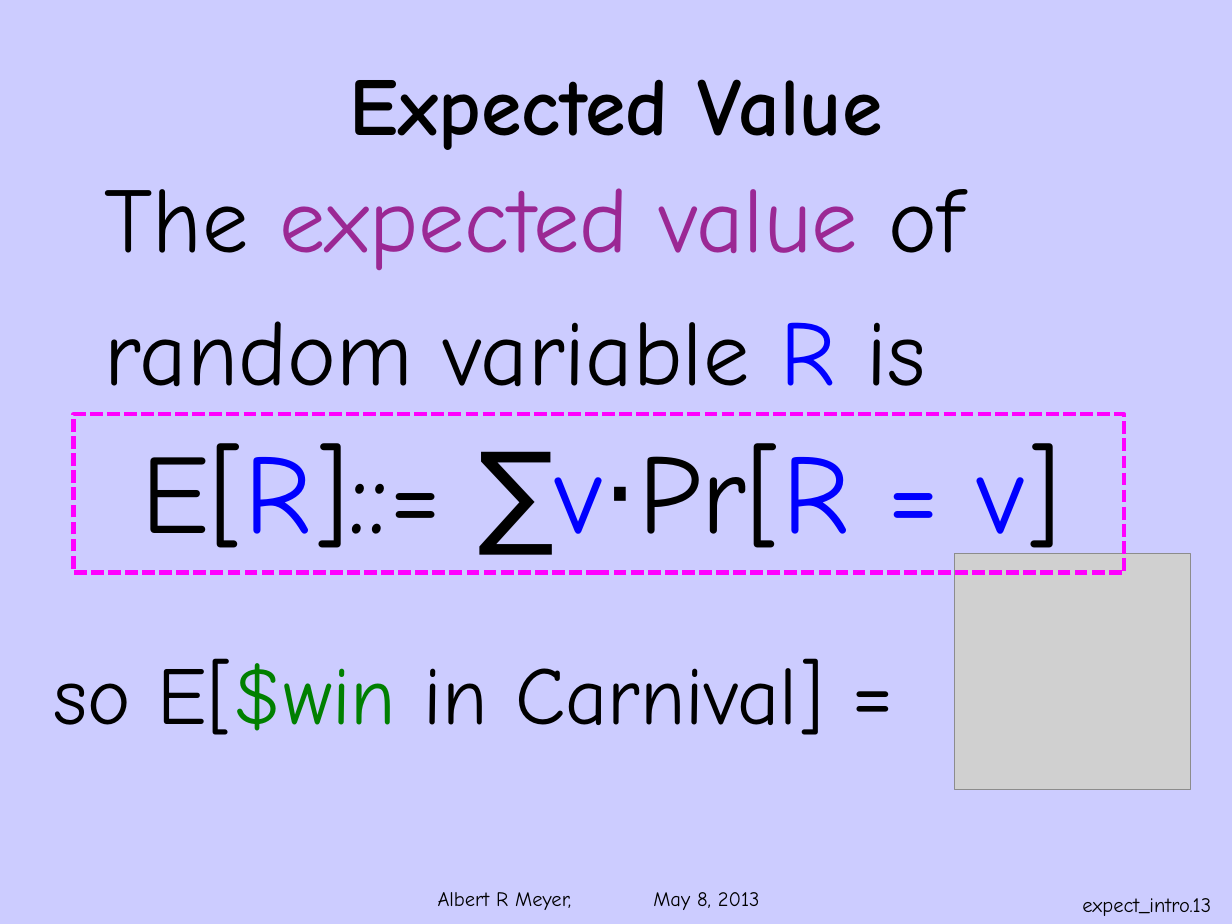
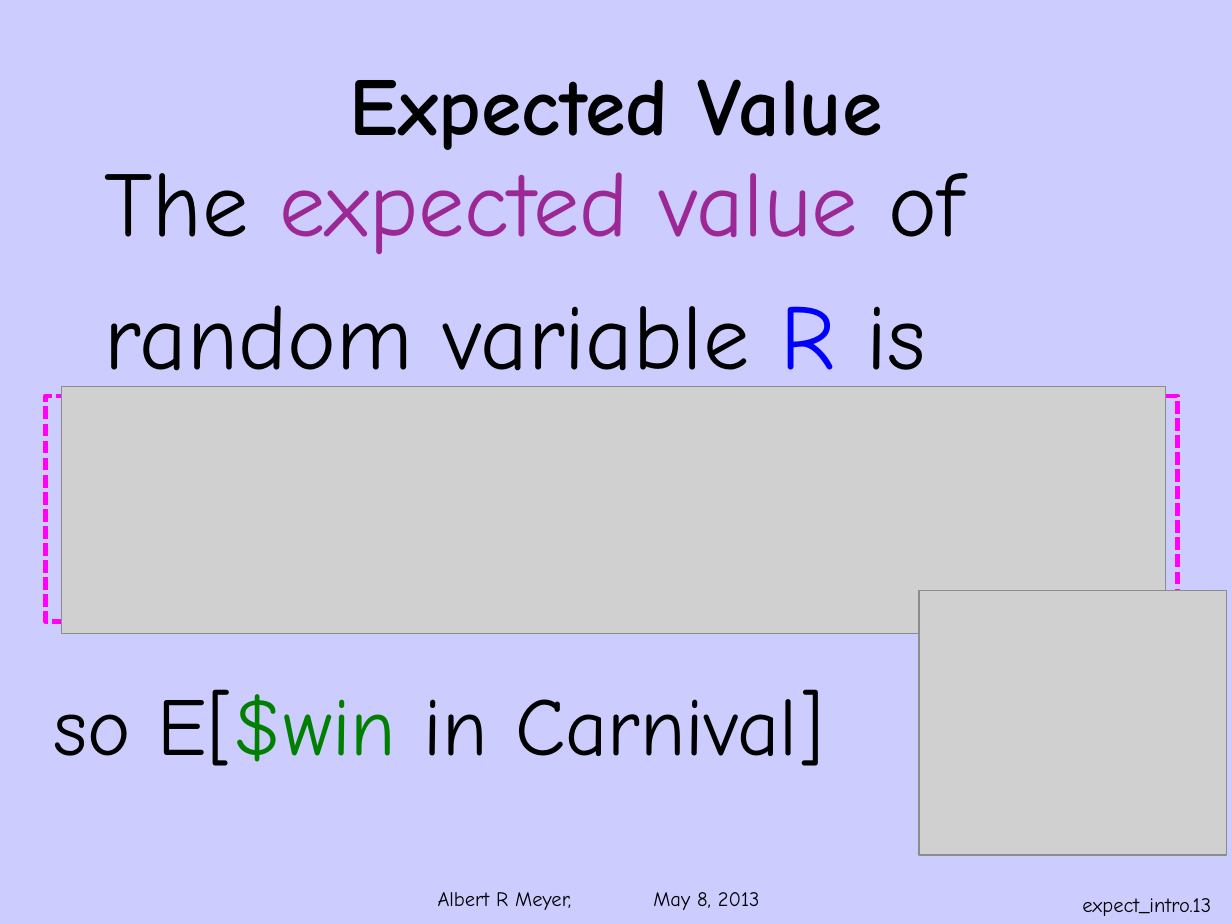
Before and after one commit to armeyer/mcs_web, a slide deck: slide 13 of spring13/slides13/ranvar-expect-intro.pptx. Drawn at 1232x924 pixels with LibreOffice and Linux fonts; fonts in the diff are those of the drawing; grey boxes stand for pictures; background and template pictures are left out. Boxes give left, top, right and bottom in pixels: in the first picture for what was removed or moved away, otherwise in the second. Text is boxed around its words. In the diff, an @@ line names an element or a change of style, - is before the commit and + after.

Commit message:
add ranvar-expect-total.pptx, edit all the expectation slides

```diff
--- a/spring13/slides13/ranvar-expect-intro.pptx
+++ b/spring13/slides13/ranvar-expect-intro.pptx
@@ text "The expected value of": place and size @@
-text "The expected value of" at (105, 188, 962, 414)
+text "The expected value of" at (105, 172, 962, 398)
@@ picture added at (62, 387, 1165, 634) @@
@@ rectangle: place and size @@
-rectangle at (74, 414, 1125, 573)
+rectangle at (46, 395, 1178, 621)
@@ picture: place and size @@
-picture at (955, 553, 1191, 790)
+picture at (919, 590, 1227, 855)
@@ text at (53, 689, 824, 766): text changed @@
-E[R]::= ∑v⋅Pr[R = v]
-so E[$win in Carnival] =
+so E[$win in Carnival]
```
Also in this commit, not shown: 3 slides added, 1 slide removed, 4 other files.
